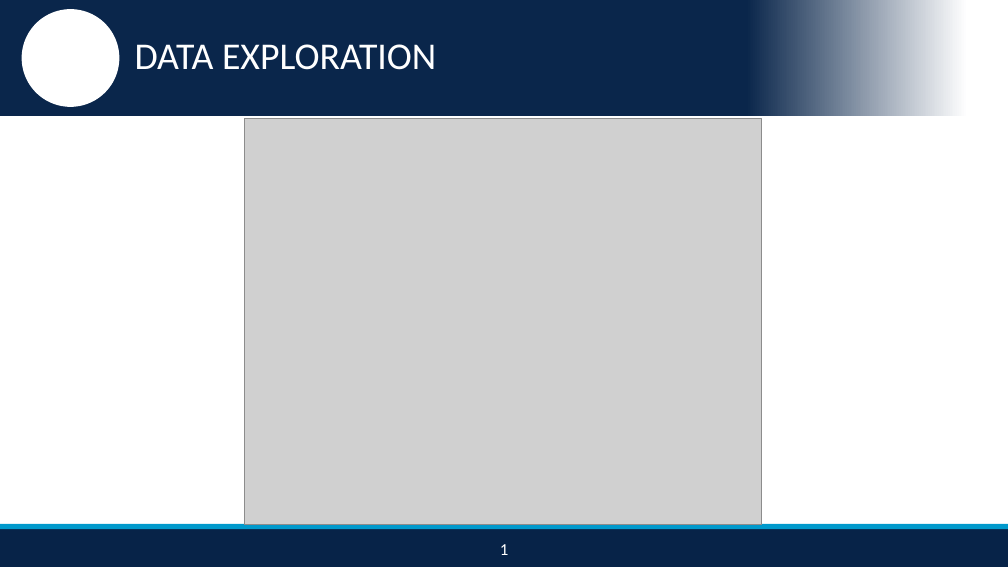
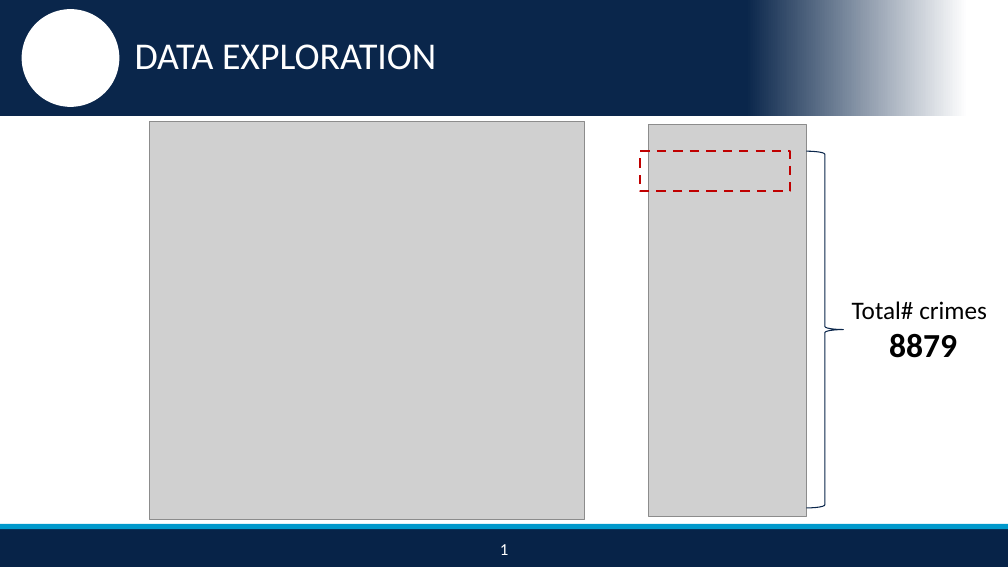
Before and after one commit to nikhilba/NOLA, a slide deck: slide 9 of Presentation/NOLA_Midterm_Presentation_v1.2.pptx (slide 10 before the commit). Drawn at 1008x567 pixels with LibreOffice and Linux fonts; fonts in the diff are those of the drawing; grey boxes stand for pictures; background and template pictures are left out. Boxes give left, top, right and bottom in pixels: in the first picture for what was removed or moved away, otherwise in the second. Text is boxed around its words. In the diff, an @@ line names an element or a change of style, - is before the commit and + after.

```diff
--- a/Presentation/NOLA_Midterm_Presentation_v1.2.pptx
+++ b/Presentation/NOLA_Midterm_Presentation_v1.2.pptx
@@ picture: place and size @@
-picture at (245, 119, 761, 525)
+picture at (149, 122, 585, 520)
@@ picture added at (649, 125, 807, 516) @@
@@ rectangle added at (640, 151, 790, 191), outline #C00000 2.25 pt dashed @@
@@ right brace added at (807, 151, 844, 508), outline #0A264B 1 pt @@
@@ text added at (852, 301, 987, 358), 24 pt, text #000000 @@
+Total# crimes
+8879
```
Also in this commit, not shown: 10 other slides changed, 4 slides added, 1 slide removed, 4 other files.
